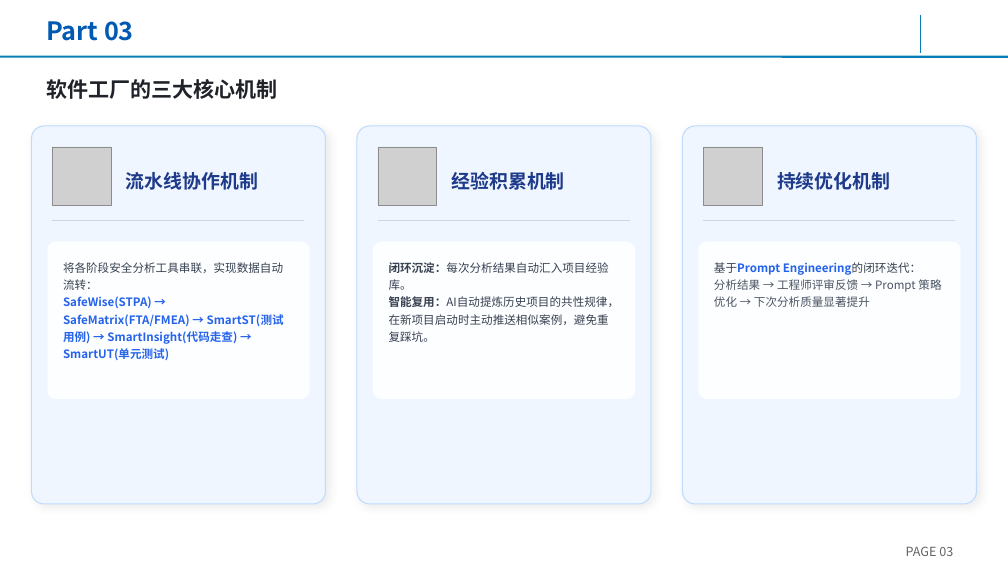
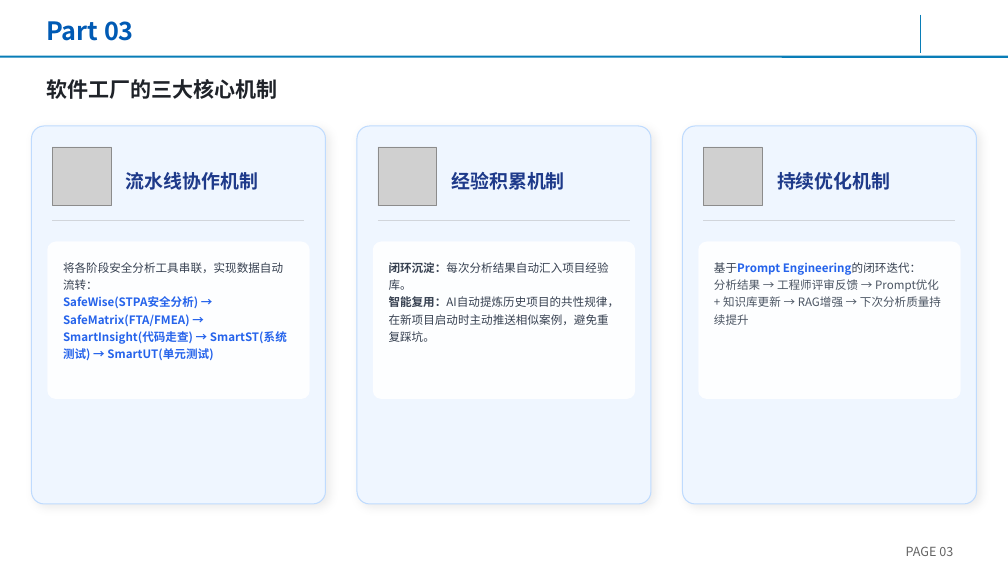
Before and after one commit to AgentForSE/.github, a slide deck: slide 34 of 基于AgentForSE五大智能体的装备软件智能研发平台-0.1.pptx. Drawn at 1008x567 pixels with LibreOffice and Linux fonts; fonts in the diff are those of the drawing; grey boxes stand for pictures; background and template pictures are left out. Boxes give left, top, right and bottom in pixels: in the first picture for what was removed or moved away, otherwise in the second. Text is boxed around its words. In the diff, an @@ line names an element or a change of style, - is before the commit and + after.

```diff
--- a/基于AgentForSE五大智能体的装备软件智能研发平台-0.1.pptx
+++ b/基于AgentForSE五大智能体的装备软件智能研发平台-0.1.pptx
@@ text at [63, 296, 287, 360]: text changed @@
-SafeWise(STPA) → SafeMatrix(FTA/FMEA) → SmartST(测试用例) → SmartInsight(代码走查) → SmartUT(单元测试)
+SafeWise(STPA安全分析) → SafeMatrix(FTA/FMEA) → SmartInsight(代码走查) → SmartST(系统测试) → SmartUT(单元测试)
@@ text at [714, 279, 941, 325]: text changed @@
-分析结果 → 工程师评审反馈 → Prompt 策略优化 → 下次分析质量显著提升
+分析结果 → 工程师评审反馈 → Prompt优化 + 知识库更新 → RAG增强 → 下次分析质量持续提升
```
Also in this commit, not shown: 8 other slides changed.
